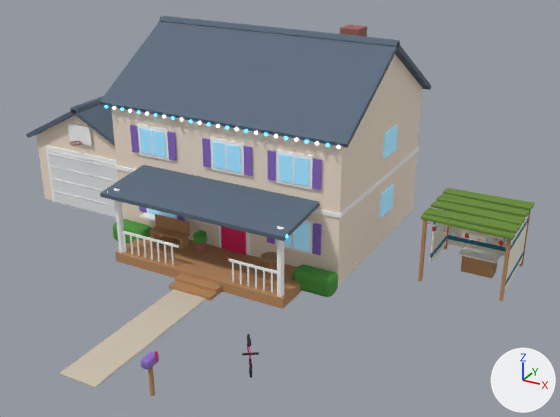
Before and after pictures for a commit that changed the glTF model 3d/assets/world_home.glb.
The view is the same before and after, from a 50 mm lens placed at (15.17, -26.85, 14.04), pointed at (2.46, -3.75, 2.49). Arrows for +X, +Y and +Z are at lower right; the lights stay in place. The older version comes first. Where no turn or scale is listed for an object, it has been applied to the vertices. Vertices at exactly the same position are counted once.

Before the edit, the objects in view are built like this:
```python
ob_deco_sukkah = bpy.data.objects.new('Deco_sukkah', me_deco_sukkah)
ob_deco_sukkah.location = (0.0, 0.0, 0.0)
ob_worldhome_body = bpy.data.objects.new('WorldHome_body', me_worldhome_body)
ob_worldhome_body.location = (0.0, 0.0, 0.0)
```
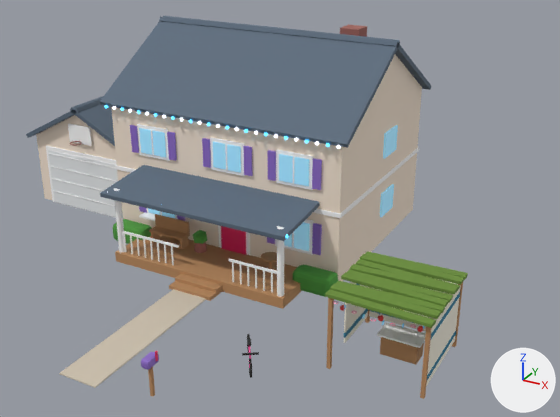
Changed parts and their boxes [x1, y1, x2, y2] in the pictures (560 x 417 px):
'Deco_sukkah', moved: before [418, 188, 535, 301]; after [325, 251, 468, 399]

The edits, one by one:
me_deco_sukkah is used by ob_deco_sukkah; location (0.0, 0.0, 0.0).
me_deco_sukkah had 838 vertices, 1524 faces and spanned x 7.35..10.65, y -2.32..1.08, z 0.0..2.65.
me_deco_sukkah now has 838 vertices, 1524 faces and spans x 6.75..10.05, y -8.92..-5.52, z 0.0..2.65.
me_deco_sukkah part 1: the whole mesh is moved by (-0.6, -6.6, 0.0).
